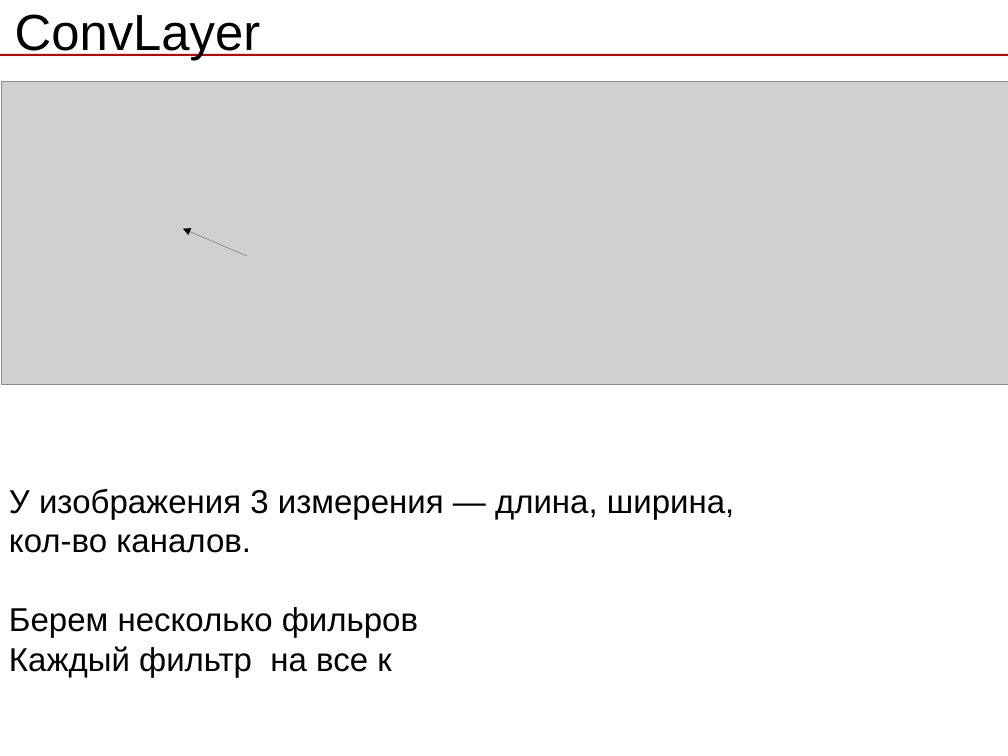
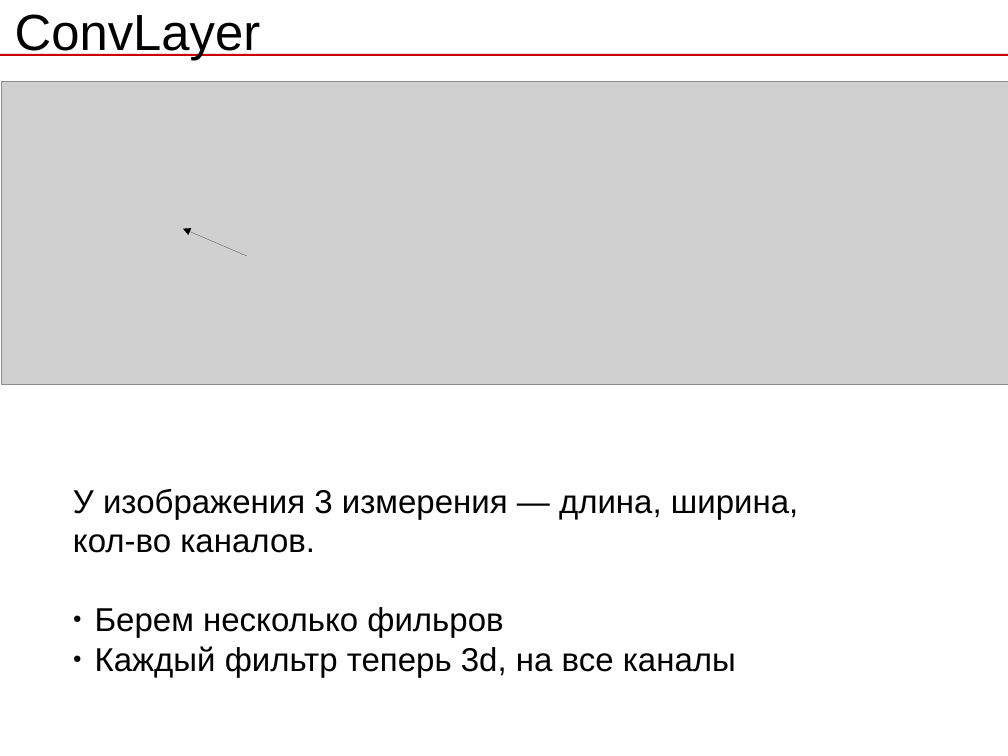
Before and after one commit to rykachevskiy/239, a slide deck: slide 9 of 8.CNN/CNN.odp. Drawn at 1008x756 pixels with LibreOffice and Linux fonts; fonts in the diff are those of the drawing; grey boxes stand for pictures. Boxes give left, top, right and bottom in pixels: in the first picture for what was removed or moved away, otherwise in the second. Text is boxed around its words. In the diff, an @@ line names an element or a change of style, - is before the commit and + after.

```diff
--- a/8.CNN/CNN.odp
+++ b/8.CNN/CNN.odp
@@ text "У изображения 3 измерения — ...": place and size @@
-text "У изображения 3 измерения — ..." at [9, 489, 734, 678]
+text "У изображения 3 измерения — ..." at [73, 489, 798, 678]
@@ text at [95, 607, 503, 638]: bullet none to ● @@
@@ text at [95, 646, 736, 678]: text changed @@
-Каждый фильтр на все к
+● Каждый фильтр теперь 3d, на все каналы
```
Also in this commit, not shown: 2 other slides changed, 4 slides added, 1 other file.
